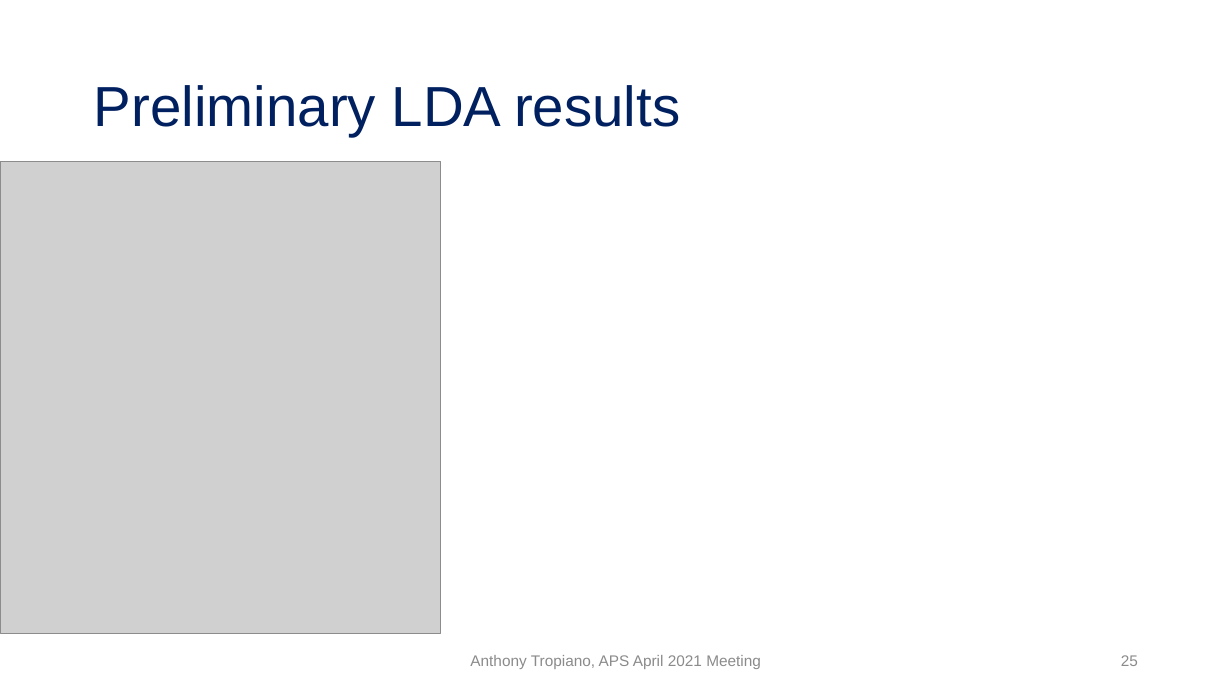
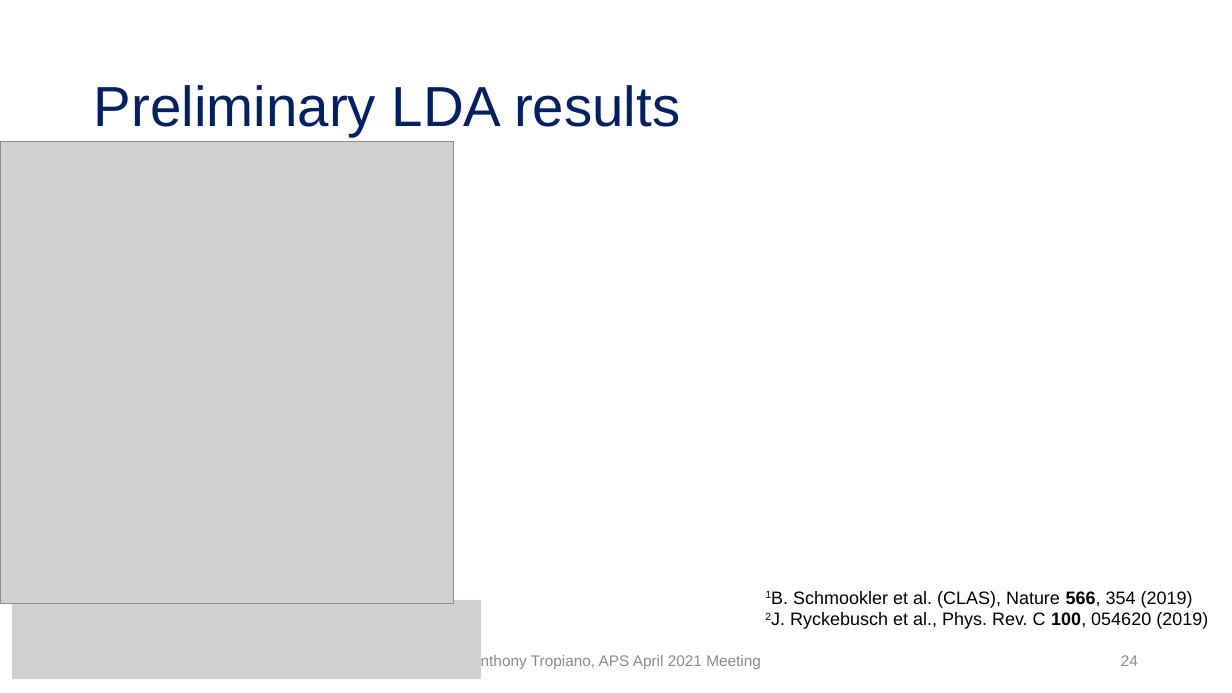
Before and after one commit to tropiano4/tropiano-srg, a slide deck: slide 24 of Presentations/APS_April2021/tropiano_aps_april2021.pptx (slide 25 before the commit). Drawn at 1232x693 pixels with LibreOffice and Linux fonts; fonts in the diff are those of the drawing; grey boxes stand for pictures. Boxes give left, top, right and bottom in pixels: in the first picture for what was removed or moved away, otherwise in the second. Text is boxed around its words. In the diff, an @@ line names an element or a change of style, - is before the commit and + after.

Commit message:
More updates to APS talk
Small changes to several figures. Averaging a_2 values. Changes to wording in the talk.

```diff
--- a/Presentations/APS_April2021/tropiano_aps_april2021.pptx
+++ b/Presentations/APS_April2021/tropiano_aps_april2021.pptx
@@ picture: place and size @@
-picture at box(0, 161, 441, 633)
+picture at box(0, 141, 454, 604)
@@ text added at box(790, 591, 1208, 629), 14 pt, text #000000 @@
+1B. Schmookler et al. (CLAS), Nature 566, 354 (2019)
+2J. Ryckebusch et al., Phys. Rev. C 100, 054620 (2019)
@@ picture added at box(12, 600, 482, 679) @@
@@ page number at box(1121, 655, 1138, 666): text changed @@
-25
+24
```
Also in this commit, not shown: 21 other slides changed, 2 slides removed, 10 other files.
